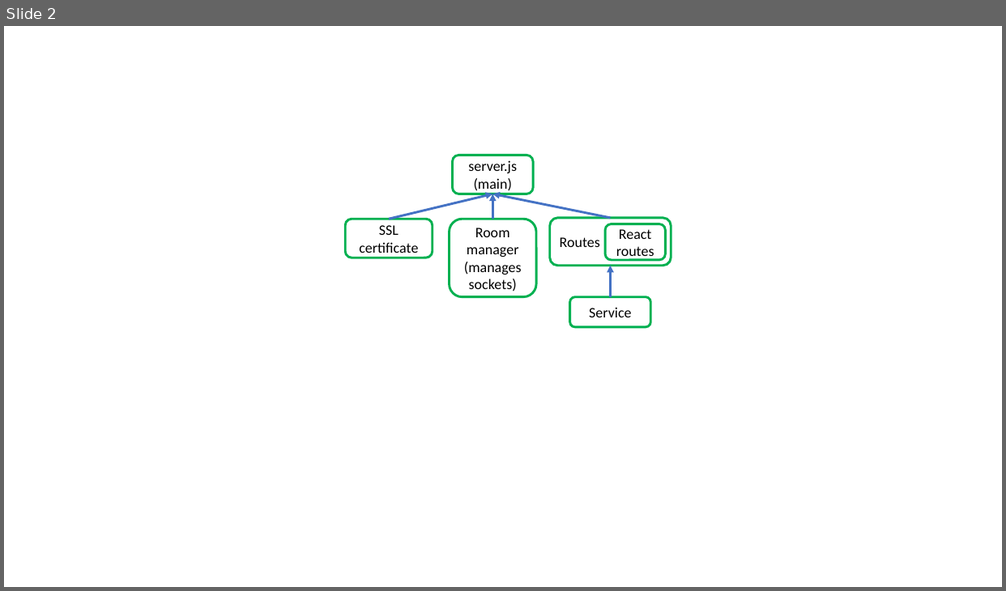
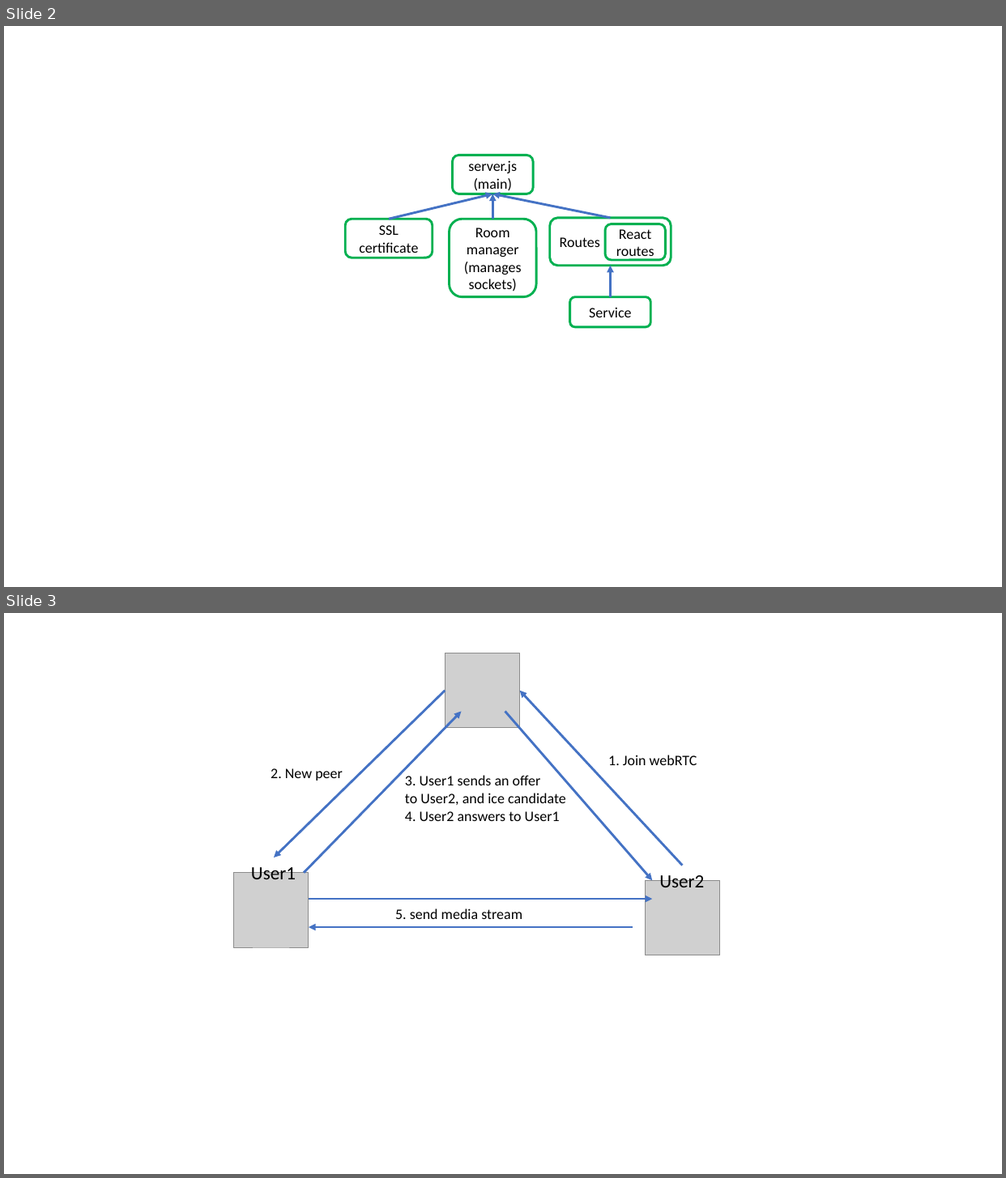
Before and after one commit to vacu9708/video-conference, a slide deck: Architecture.pptx. Shown one above the other, each under a label of ours: slide 2 before the commit, slides 2 and 3 after it. The pictures are 1006x591 and 1006x1178 pixels, drawn with LibreOffice and Linux fonts; fonts in the diff are those of the drawing; grey boxes stand for pictures. Boxes give left, top, right and bottom in pixels: in the first picture for what was removed or moved away, otherwise in the second. Text is boxed around its words. In the diff, an @@ line names an element or a change of style, - is before the commit and + after.

```diff
--- a/Architecture.pptx
+++ b/Architecture.pptx
@@ slide 3 added at [4,613,1002,1174], background #FFFFFF @@
@@ picture added at [445,653,520,728] @@
@@ arrow added from (445, 691) to (274, 858), #4472C4 2.25 pt @@
@@ arrow added from (682, 865) to (520, 691), #4472C4 2.25 pt @@
@@ arrow added from (305, 873) to (462, 711), #4472C4 2.25 pt @@
@@ arrow added from (505, 711) to (652, 880), #4472C4 2.25 pt @@
@@ text added at [608,755,697,765], 14 pt, text #000000 @@
+1. Join webRTC
@@ text added at [270,769,343,781], 14 pt, text #000000 @@
+2. New peer
@@ text added at [405,775,566,821], 14 pt, text #000000 @@
+3. User1 sends an offer
+to User2, and ice candidate
+4. User2 answers to User1
@@ picture added at [234,873,309,948] @@
@@ text added at [251,864,296,879], 18 pt, text #000000 @@
+User1
@@ text added at [659,871,704,888], 18 pt, text #000000 @@
+User2
@@ arrow added from (309, 899) to (652, 899), #4472C4 2.25 pt @@
@@ picture added at [645,880,720,955] @@
@@ arrow added from (633, 927) to (309, 927), #4472C4 2.25 pt @@
@@ text added at [395,909,522,919], 14 pt, text #000000 @@
+5. send media stream
```
Also in this commit, not shown: 1 slide changed, 2 other files.
